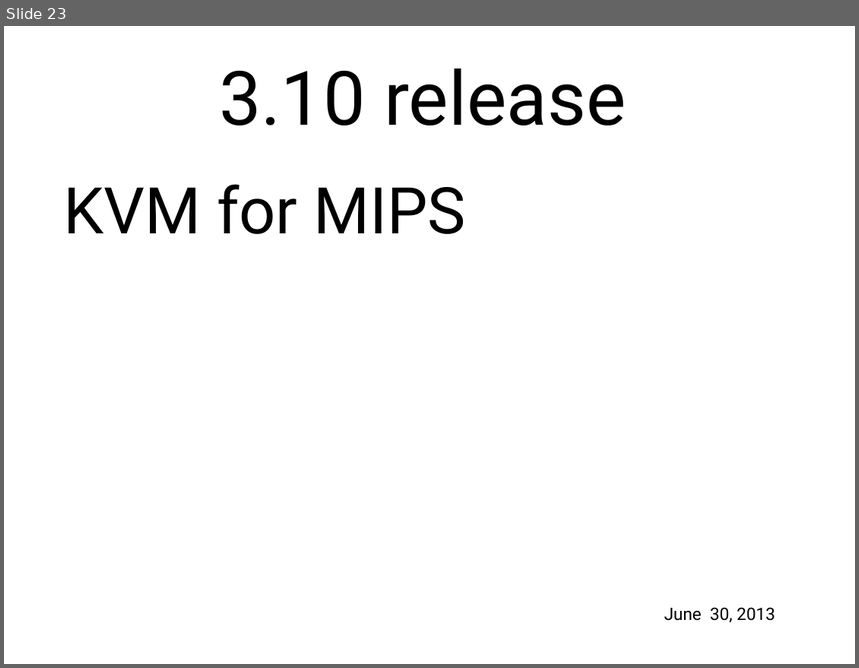
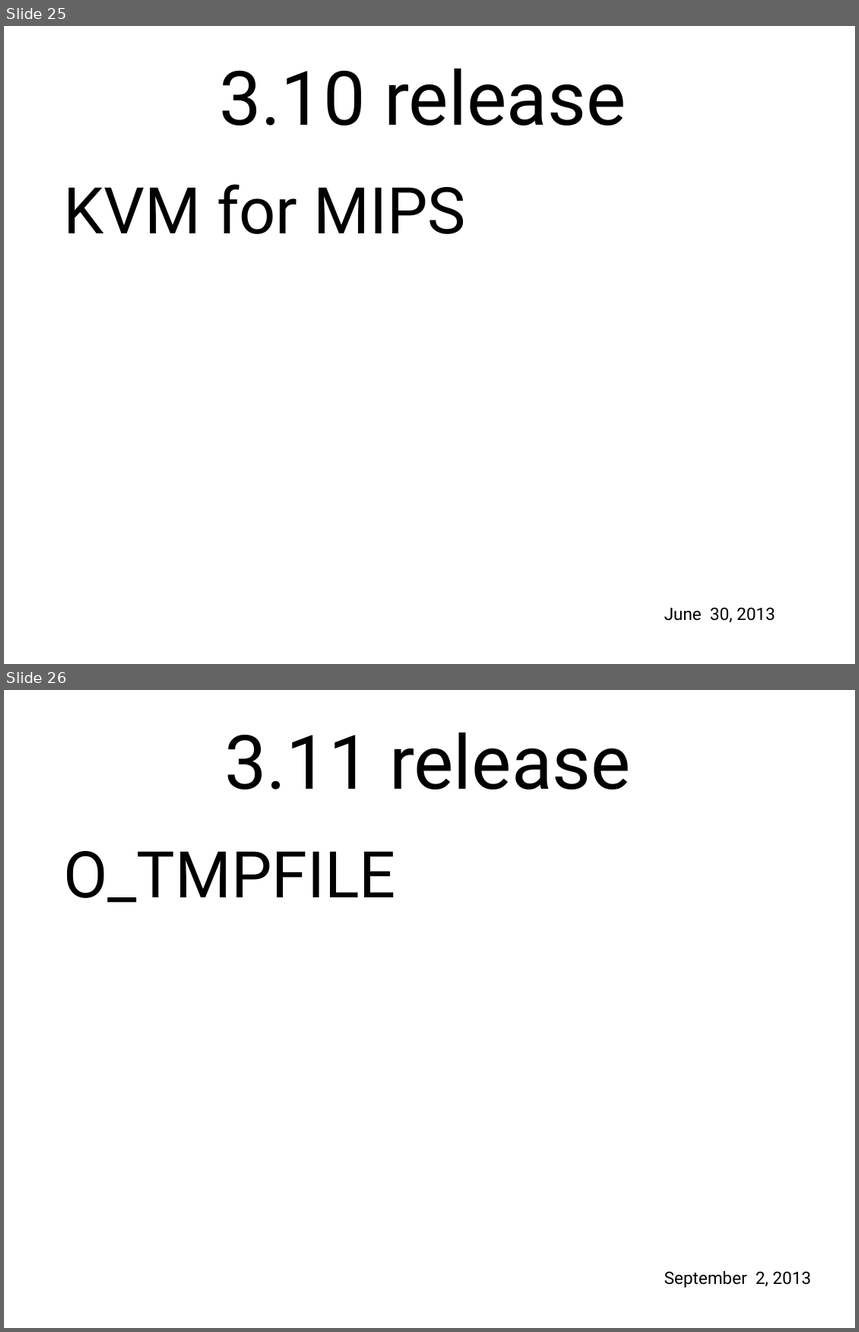
Before and after one commit to gregkh/kernel-development, a slide deck: lf_kernel-development.odp. Shown one above the other, each under a label of ours: slide 23 before the commit, slides 25 and 26 after it. The pictures are 859x668 and 859x1332 pixels, drawn with LibreOffice and Linux fonts; fonts in the diff are those of the drawing; background and template pictures are left out. Boxes give left, top, right and bottom in pixels: in the first picture for what was removed or moved away, otherwise in the second. Text is boxed around its words. In the diff, an @@ line names an element or a change of style, - is before the commit and + after.

```diff
--- a/lf_kernel-development.odp
+++ b/lf_kernel-development.odp
@@ slide 26 added at (4, 690, 855, 1328), background picture (left out) @@
@@ text added at (224, 733, 631, 790), 70 pt, text #000000 @@
+3.11 release
@@ text added at (63, 851, 395, 903), 60 pt, text #000000 @@
+O_TMPFILE
@@ text added at (664, 1271, 812, 1288), 16 pt, text #000000 @@
+September 2, 2013
@@ what was slide 23 is now slide 25 @@
```
Also in this commit, not shown: 4 slides changed, 12 other slides added, 4 slides removed, 1 other file.
